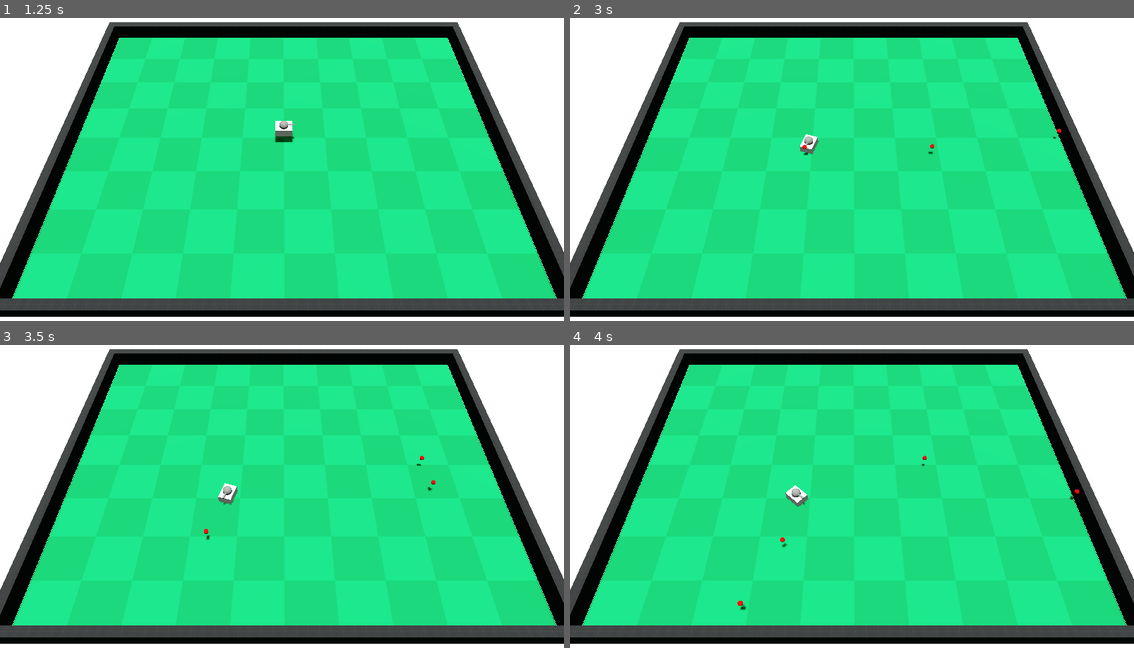
Above: before the commit, frames 1-4 (two rows, left to right).
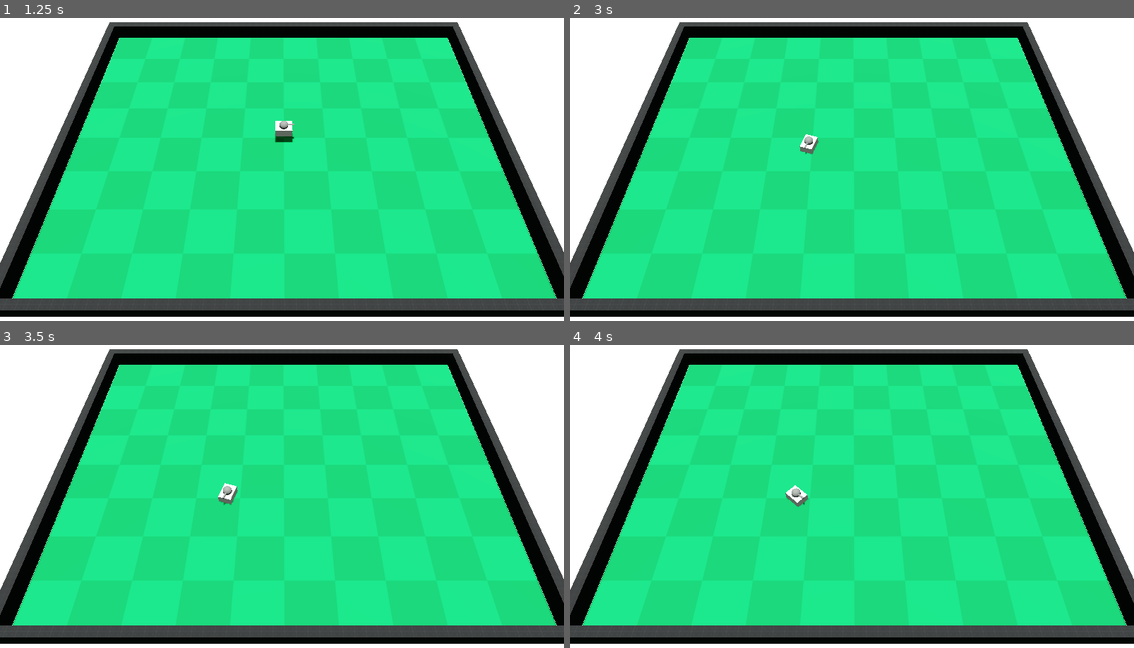
Above: after the commit, the same moments.

Repository: MrBocch/godot_tanks
Game: Godot game, scene res://scenes/levels/base.tscn
Same seed, same stepped clock (60 frames per second), same inputs: the game is played once before the commit and once after it.
Inputs:
- Up to frame 1 (1.25 s): hold Right (ui_right) from 0.53 s (still down); tap Space (fire) at 0.6 s
- Up to frame 2 (3 s): release Right (ui_right) at 1.28 s; hold Down (ui_down) 1.28-2.03 s; tap Space (fire) at 1.35, 2.1, 2.85 s; hold Right (ui_right) 2.03-2.78 s; hold Up (ui_up) from 2.78 s (still down)
- Up to frame 3 (3.5 s): keep holding Up (ui_up)
- Up to frame 4 (4 s): release Up (ui_up) at 3.53 s; hold Left (ui_left) from 3.53 s (still down); tap Space (fire) at 3.6 s

Frame 1 is identical in both runs. In frame 2, less than 0.1% of the frame differs, in the area x 41-88%, y 36-46%; in frame 3, less than 0.1%; in frame 4, less than 0.1%, in the area x 29-91%, y 36-88%.

Commit message:
i need to fix this bullet spawn ontop of tank thing

Diff:
--- a/scenes/bullet/bullet.gd
+++ b/scenes/bullet/bullet.gd
@@ -17,4 +17,7 @@
 	self.position.z += acceleration.z * cos(self.rotation.y) * SPEED * delta
 
 	if bounces > BOUNCE_LIMIT:
-		queue_free()
+		free_bullet()
+
+func free_bullet():
+	queue_free()
--- a/scenes/tank/character_tank.gd
+++ b/scenes/tank/character_tank.gd
@@ -51,3 +51,4 @@
 
 func _on_area_3d_area_entered(area):
 	print("shoot by a bullet?")
+	area.free_bullet()
Not shown, changed: thoughts.txt
